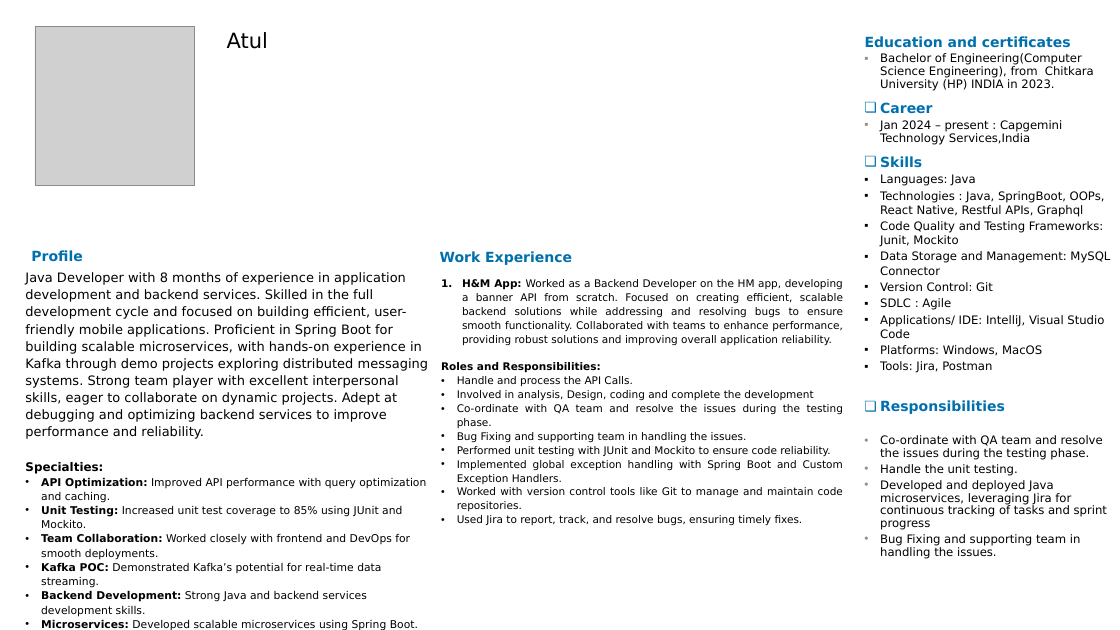
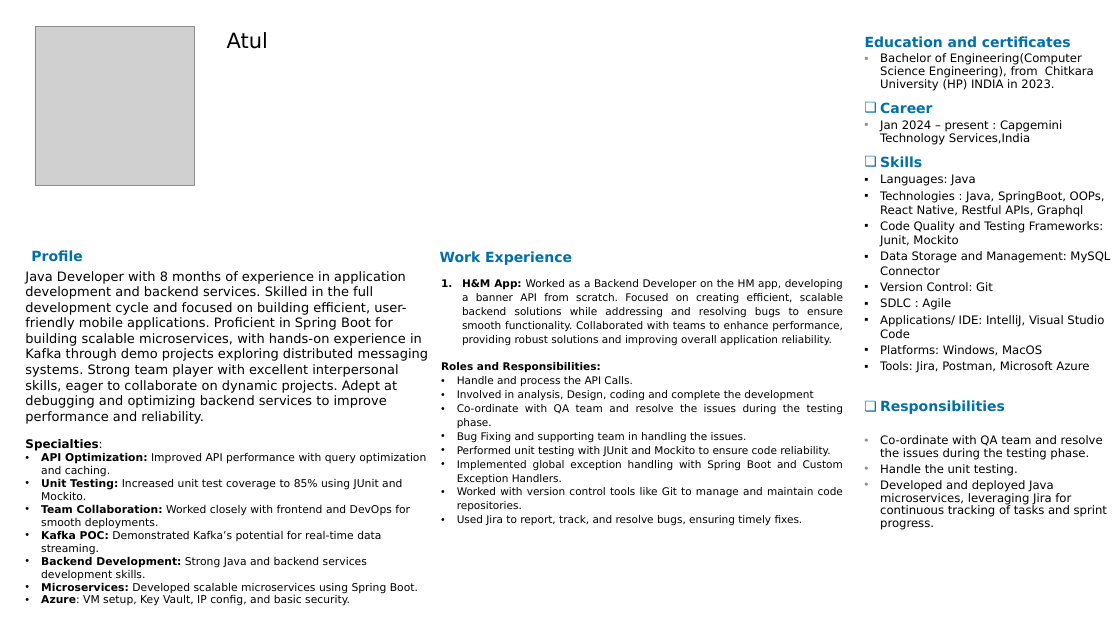
Before and after one commit to atulbadole/Trial, a slide deck: slide 1 of 46341331_Atul_A4 (1).pptx. Drawn at 1120x630 pixels with LibreOffice and Linux fonts; fonts in the diff are those of the drawing; grey boxes stand for pictures; background and template pictures are left out. Boxes give left, top, right and bottom in pixels: in the first picture for what was removed or moved away, otherwise in the second. Text is boxed around its words. In the diff, an @@ line names an element or a change of style, - is before the commit and + after.

```diff
--- a/46341331_Atul_A4 (1).pptx
+++ b/46341331_Atul_A4 (1).pptx
@@ text at [25, 271, 429, 594]: bold off in "Specialties:"; line spacing 1.1 to 1; line spacing 1.04 to 1; less space between paragraphs @@
@@ text at [880, 361, 1089, 373]: text changed @@
-▪ Tools: Jira, Postman
+▪ Tools: Jira, Postman, Microsoft Azure
@@ text at [880, 480, 1107, 530]: text changed @@
-• Developed and deployed Java microservices, leveraging Jira for continuous tracking of tasks and sprint progress
-• Bug Fixing and supporting team in handling the issues.
+• Developed and deployed Java microservices, leveraging Jira for continuous tracking of tasks and sprint progress.
@@ text at [41, 595, 350, 606]: paragraph added @@
+• Azure: VM setup, Key Vault, IP config, and basic security.
```
